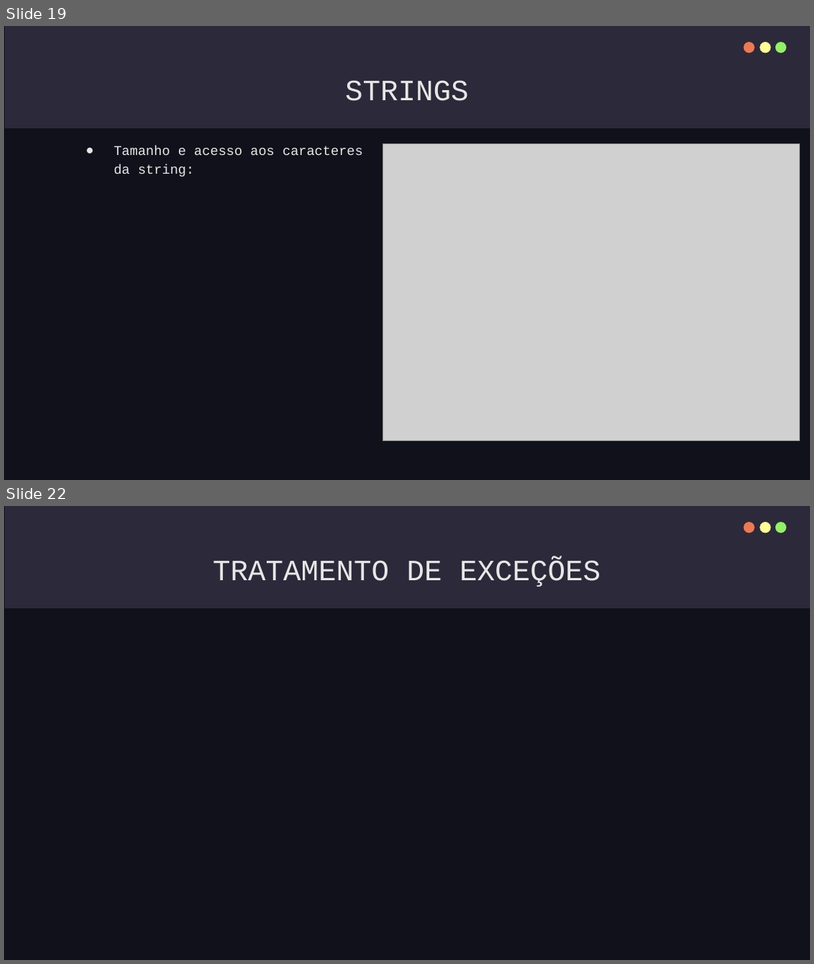
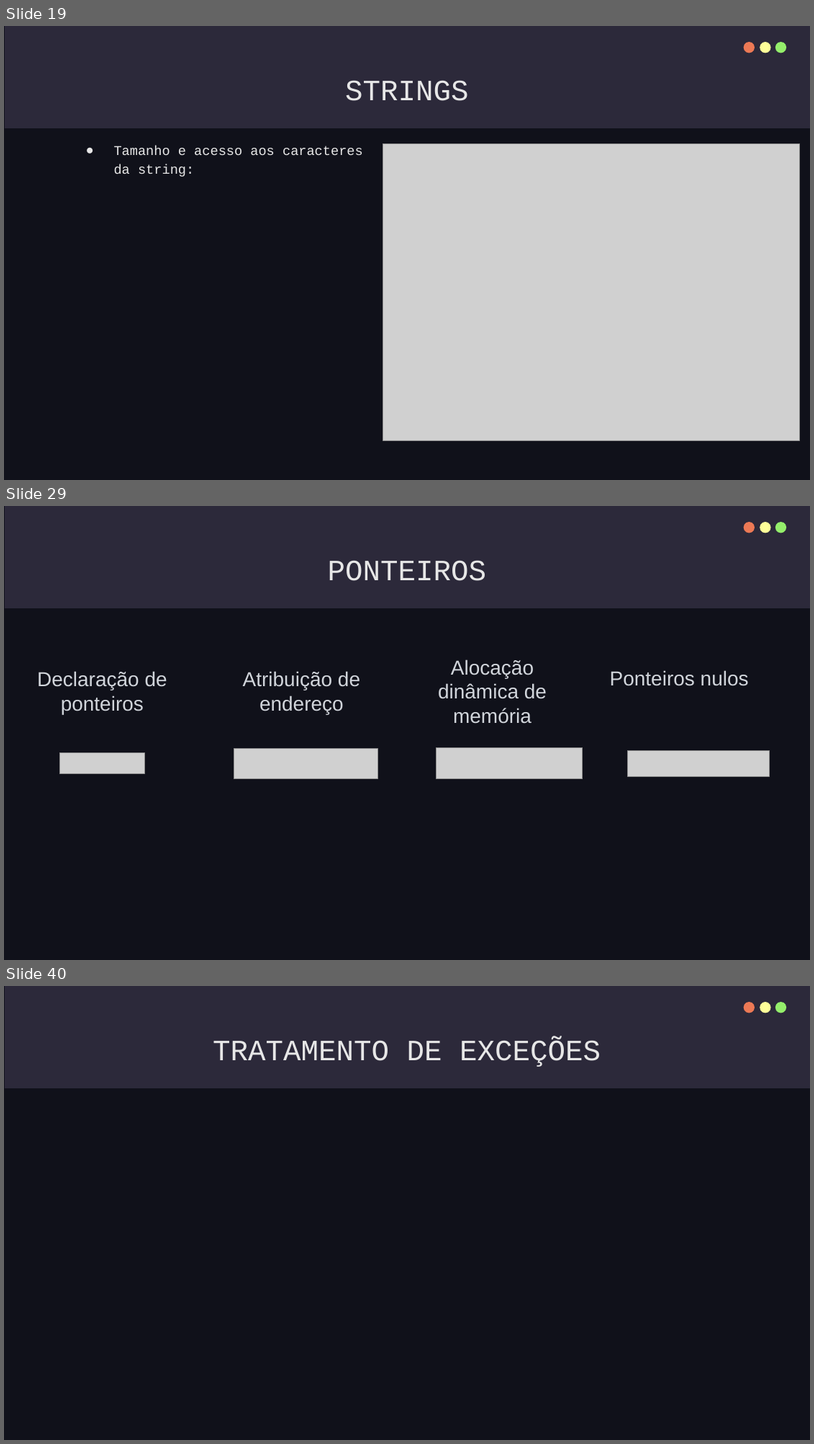
Before and after one commit to IgorTorquatto/Prolog, a slide deck: C++.pptx. Shown one above the other, each under a label of ours: slides 19 and 22 before the commit, slides 19, 29 and 40 after it; the slides between them are not shown. The pictures are 814x964 and 814x1444 pixels, drawn with LibreOffice and Linux fonts; fonts in the diff are those of the drawing; grey boxes stand for pictures. Boxes give left, top, right and bottom in pixels: in the first picture for what was removed or moved away, otherwise in the second. Text is boxed around its words. In the diff, an @@ line names an element or a change of style, - is before the commit and + after.

```diff
--- a/C++.pptx
+++ b/C++.pptx
@@ slide 29 added at [4,506,810,960], background #10111A; not listed: 4 template elements that a slide beside it also shows @@
@@ title added at [328,560,487,581], 35 pt, text #E7E7E7 @@
+PONTEIROS
@@ title added at [37,671,167,714], 24 pt, text #D1D5DB @@
+Declaração de ponteiros
@@ title added at [243,671,360,714], 24 pt, text #D1D5DB @@
+Atribuição de endereço
@@ title added at [438,659,547,723], 24 pt, text #D1D5DB @@
+Alocação dinâmica de memória
@@ text added at [610,670,749,686], 24 pt, text #D1D5DB @@
+Ponteiros nulos
@@ picture added at [59,753,145,773] @@
@@ picture added at [234,748,378,779] @@
@@ picture added at [437,747,583,779] @@
@@ picture added at [628,750,769,777] @@
@@ what was slide 22 is now slide 40 @@
```
Also in this commit, not shown: 1 slide changed, 18 other slides added, 1 slide removed.
